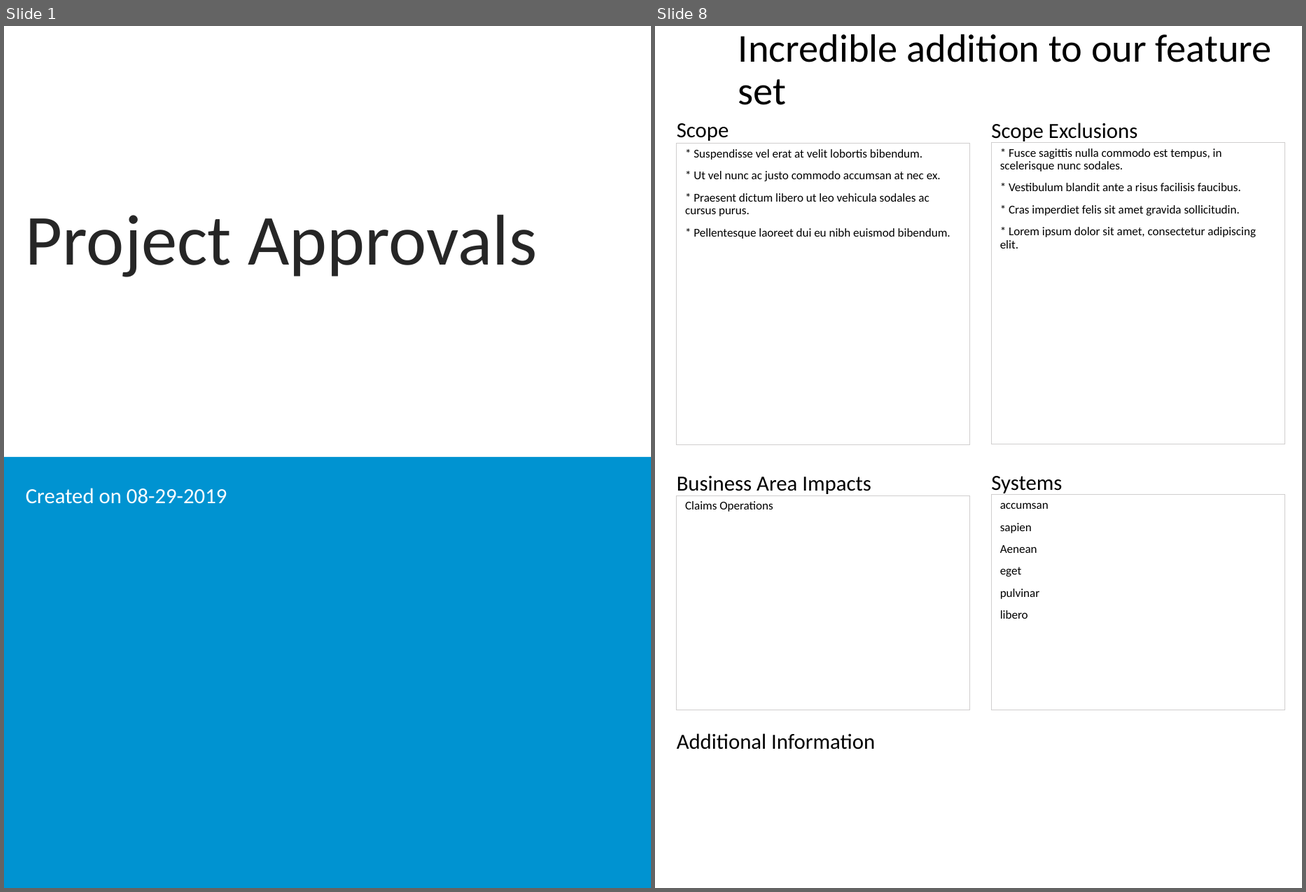
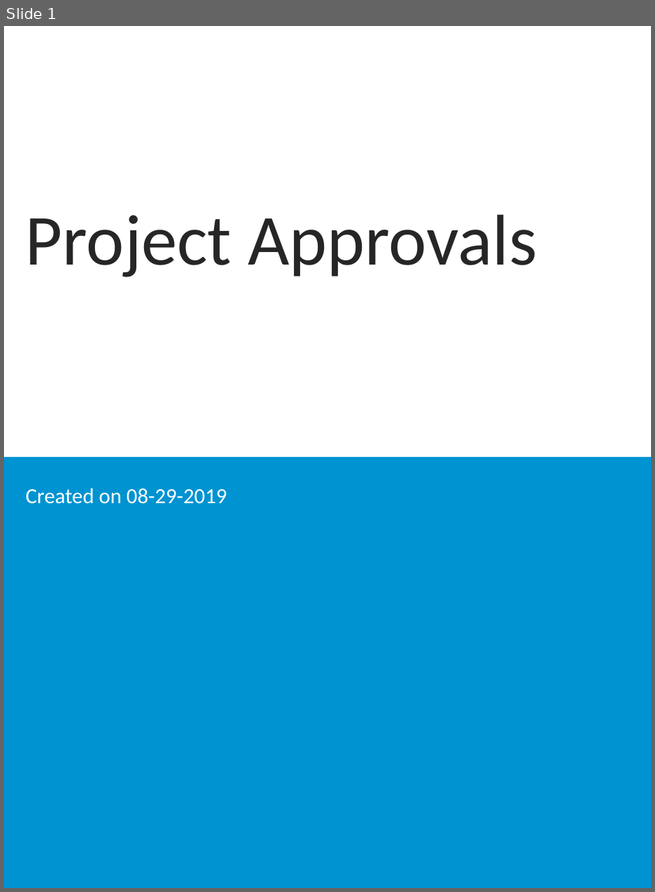
Before and after one commit to spikewood/Project-Report-Generator, a slide deck: ppt_output.pptx. Shown side by side, each under a label of ours: slides 1 and 8 before the commit, slide 1 after it; the slides between them are not shown. The pictures are 1306x892 and 655x892 pixels, drawn with LibreOffice and Linux fonts; fonts in the diff are those of the drawing; background and template pictures are left out. Boxes give left, top, right and bottom in pixels: in the first picture for what was removed or moved away, otherwise in the second. Text is boxed around its words. In the diff, an @@ line names an element or a change of style, - is before the commit and + after.

```diff
--- a/ppt_output.pptx
+++ b/ppt_output.pptx
@@ slide 8 removed at [655,26,1302,888], background #FFFFFF @@
@@ title removed at [738,34,1272,105] @@
-Incredible addition to our feature set
@@ text removed at [677,123,729,141] @@
-Scope
@@ text removed at [991,123,1137,144] @@
-Scope Exclusions
@@ text removed at [677,144,970,445] @@
-* Suspendisse vel erat at velit lobortis bibendum.
-* Ut vel nunc ac justo commodo accumsan at nec ex.
-* Praesent dictum libero ut leo vehicula sodales ac cursus purus.
-* Pellentesque laoreet dui eu nibh euismod bibendum.
@@ text removed at [991,142,1284,445] @@
-* Fusce sagittis nulla commodo est tempus, in scelerisque nunc sodales.
-* Vestibulum blandit ante a risus facilisis faucibus.
-* Cras imperdiet felis sit amet gravida sollicitudin.
-* Lorem ipsum dolor sit amet, consectetur adipiscing elit.
@@ text removed at [677,476,871,496] @@
-Business Area Impacts
@@ text removed at [991,476,1062,496] @@
-Systems
@@ text removed at [677,496,970,711] @@
-Claims Operations
@@ text removed at [991,495,1284,711] @@
-accumsan
-sapien
-Aenean
-eget
-pulvinar
-libero
@@ text removed at [677,734,875,750] @@
-Additional Information
```
Also in this commit, not shown: 2 slides changed, 16 slides added, 25 other slides removed, 4 other files.
